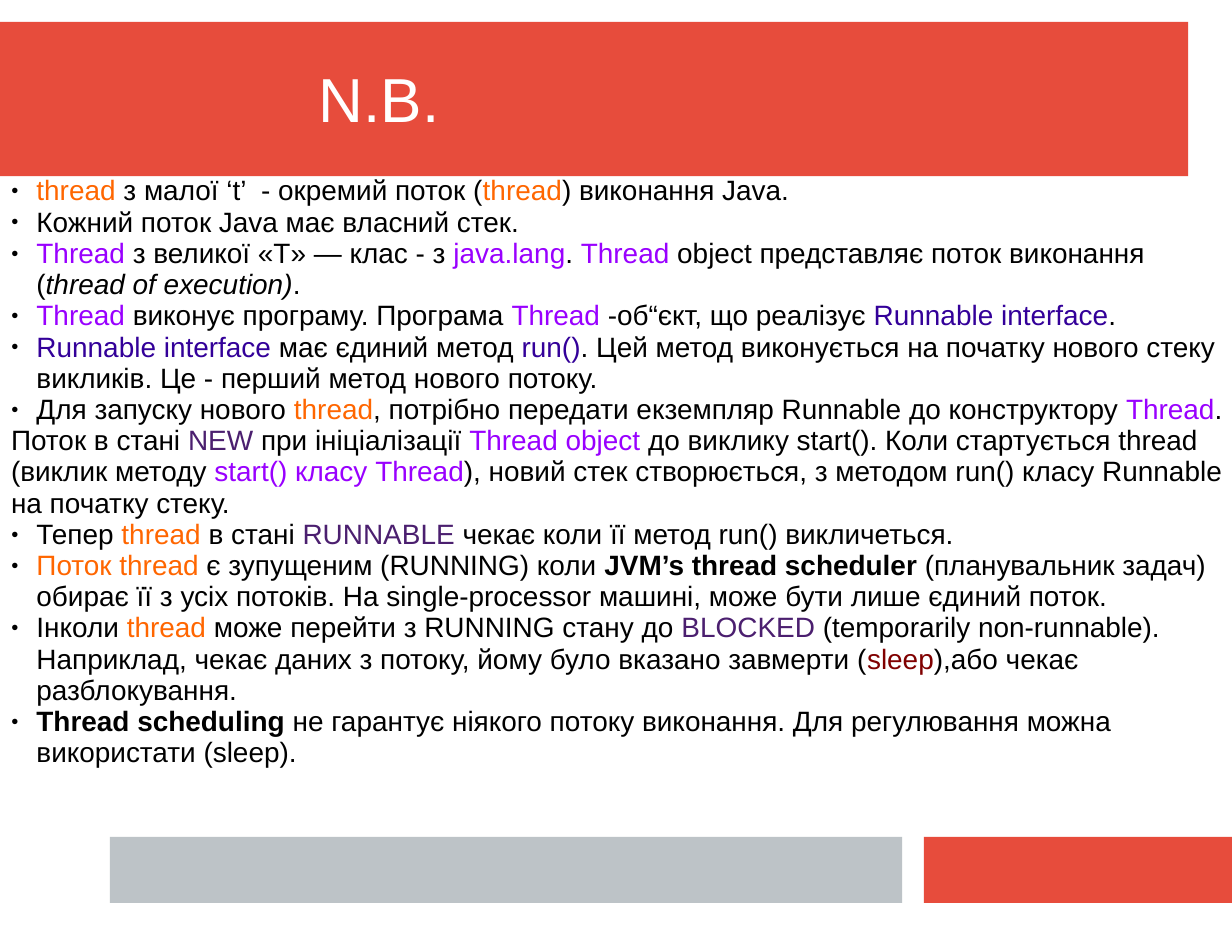
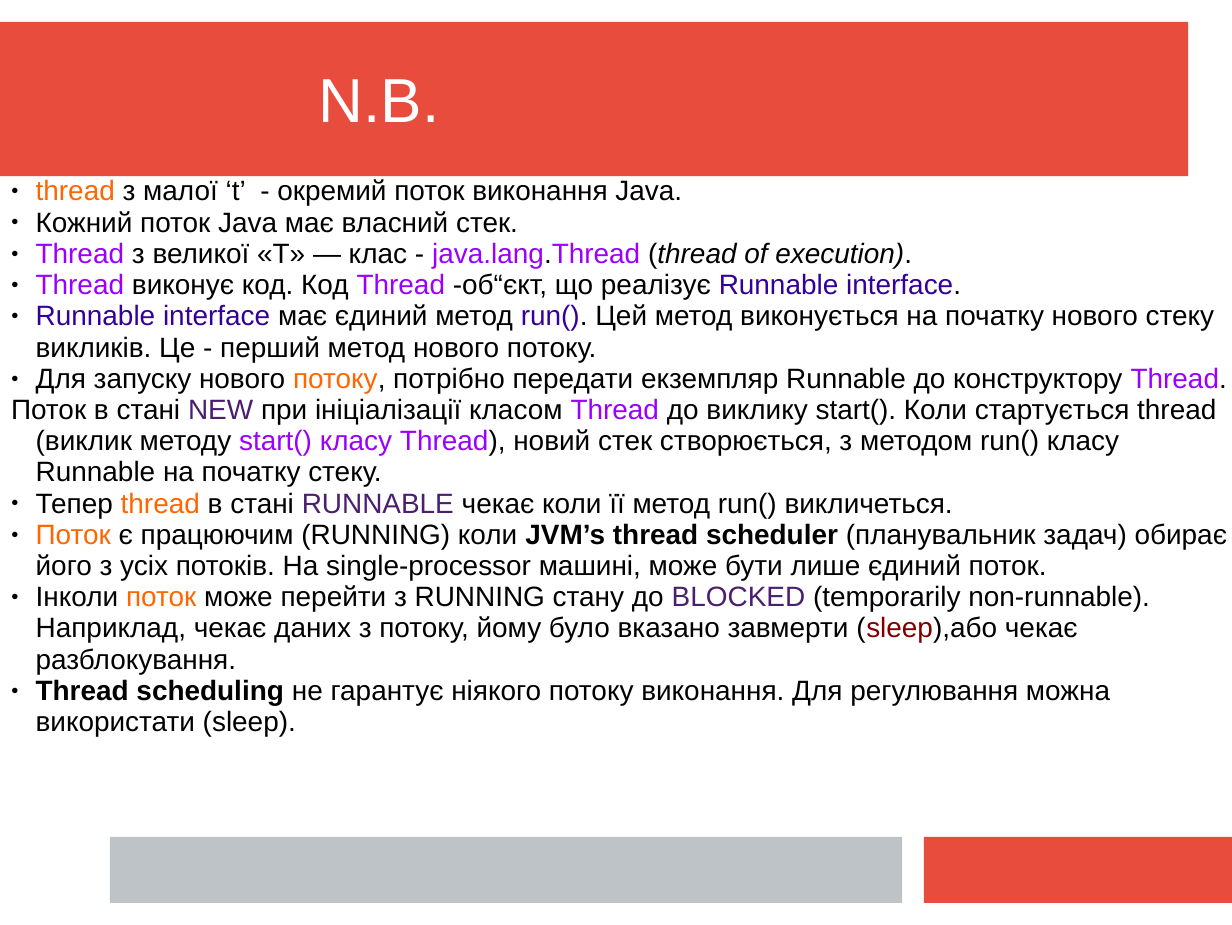
Before and after one commit to mecchmatProjects/JavaCourse, a slide deck: slide 16 of L10_Multi/JavaTutorUkr10.ppt (slide 14 before the commit). Drawn at 1232x925 pixels with LibreOffice and Linux fonts; fonts in the diff are those of the drawing. Boxes give left, top, right and bottom in pixels: in the first picture for what was removed or moved away, otherwise in the second. Text is boxed around its words. In the diff, an @@ line names an element or a change of style, - is before the commit and + after.

Commit message:
Updates to 10th

```diff
--- a/L10_Multi/JavaTutorUkr10.ppt
+++ b/L10_Multi/JavaTutorUkr10.ppt
@@ text at (x1=36, y1=179, x2=682, y2=206): text changed @@
-● thread з малої ‘t’ - окремий поток (thread) виконання Java.
+● thread з малої ‘t’ - окремий поток виконання Java.
@@ text at (x1=36, y1=211, x2=1214, y2=736): indent changed @@
@@ text at (x1=36, y1=242, x2=961, y2=299): text changed @@
-● Thread з великої «T» — клас - з java.lang. Thread object представляє поток виконання (thread of execution).
-● Thread виконує програму. Програма Thread -об“єкт, що реалізує Runnable interface.
+● Thread з великої «T» — клас - java.lang.Thread (thread of execution).
+● Thread виконує код. Код Thread -об“єкт, що реалізує Runnable interface.
@@ text at (x1=11, y1=367, x2=1227, y2=487): text changed @@
-● Для запуску нового thread, потрібно передати екземпляр Runnable до конструктору Thread.
-Поток в стані NEW при ініціалізації Thread object до виклику start(). Коли стартується thread (виклик методу start() класу Thread), новий стек створюється, з методом run() класу Runnable на початку стеку.
+● Для запуску нового потоку, потрібно передати екземпляр Runnable до конструктору Thread.
+Поток в стані NEW при ініціалізації класом Thread до виклику start(). Коли стартується thread (виклик методу start() класу Thread), новий стек створюється, з методом run() класу Runnable на початку стеку.
@@ text at (x1=36, y1=523, x2=1227, y2=674): text changed @@
-● Поток thread є зупущеним (RUNNING) коли JVM’s thread scheduler (планувальник задач) обирає її з усіх потоків. На single-processor машині, може бути лише єдиний поток.
-● Інколи thread може перейти з RUNNING стану до BLOCKED (temporarily non-runnable). Наприклад, чекає даних з потоку, йому було вказано завмерти (sleep),або чекає разблокування.
+● Поток є працюючим (RUNNING) коли JVM’s thread scheduler (планувальник задач) обирає його з усіх потоків. На single-processor машині, може бути лише єдиний поток.
+● Інколи поток може перейти з RUNNING стану до BLOCKED (temporarily non-runnable). Наприклад, чекає даних з потоку, йому було вказано завмерти (sleep),або чекає разблокування.
```
Also in this commit, not shown: 24 other slides changed, 25 slides added, 1 slide removed.
